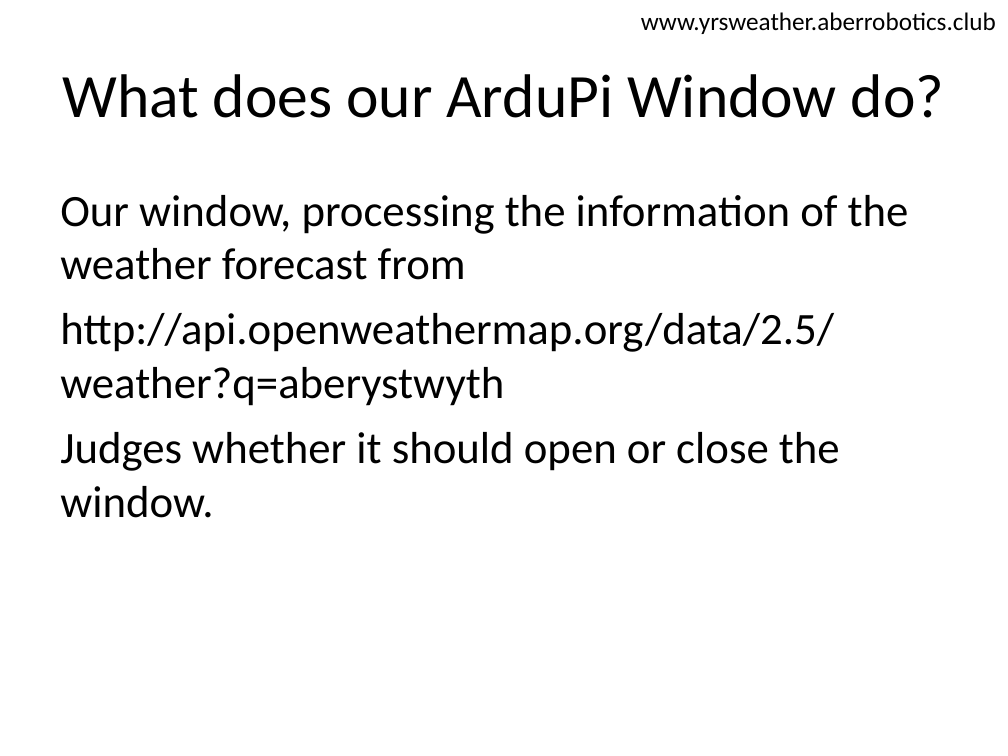
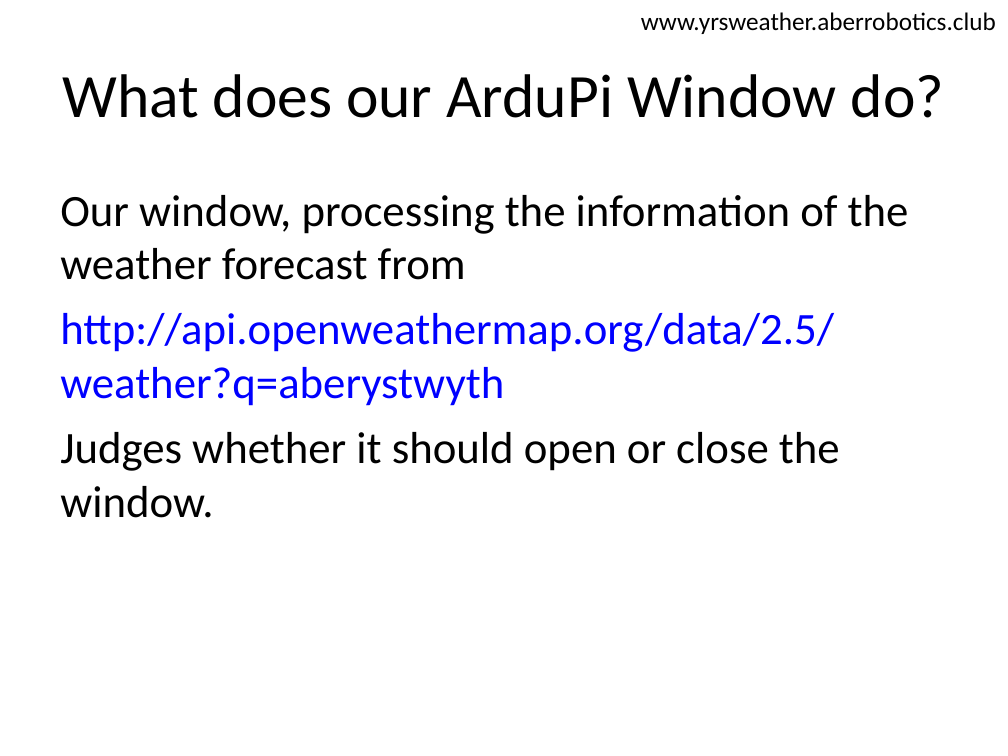
Before and after one commit to tomosfearn/YRSWeather, a slide deck: slide 2 of Presentation/weathersystem.ppt. Drawn at 1008x756 pixels with LibreOffice and Linux fonts; fonts in the diff are those of the drawing. Boxes give left, top, right and bottom in pixels: in the first picture for what was removed or moved away, otherwise in the second. Text is boxed around its words. In the diff, an @@ line names an element or a change of style, - is before the commit and + after.

Commit message:
Presentation

```diff
--- a/Presentation/weathersystem.ppt
+++ b/Presentation/weathersystem.ppt
@@ text "Our window, processing the information ..." at <box>60,195,909,518</box>: text colour #000000 to #0000FF in "http://api.openweathermap.org/data/2.5/weather?q=aberystwyth" @@
```
Also in this commit, not shown: 1 other slide changed, 1 slide added.
